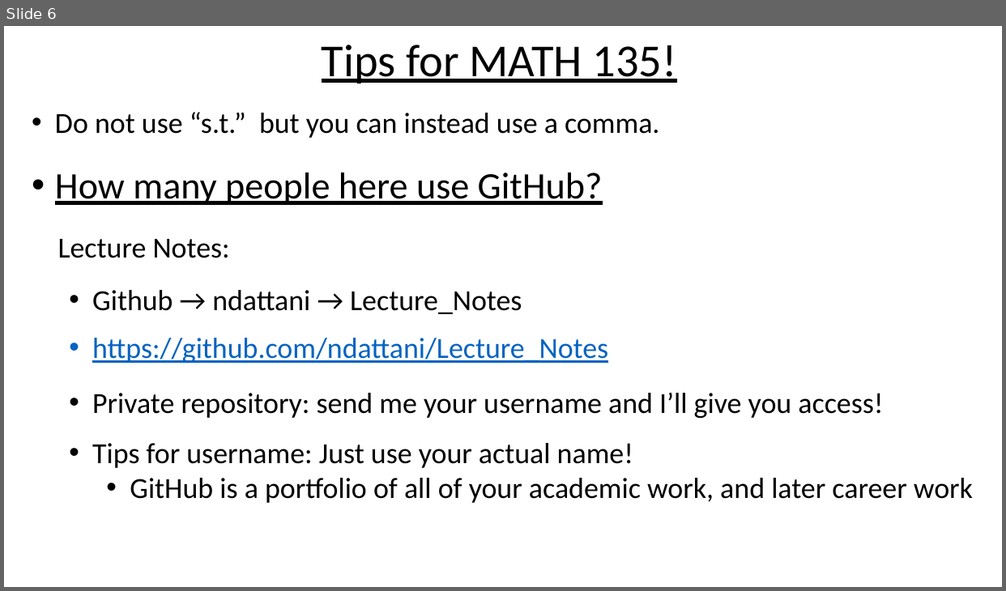
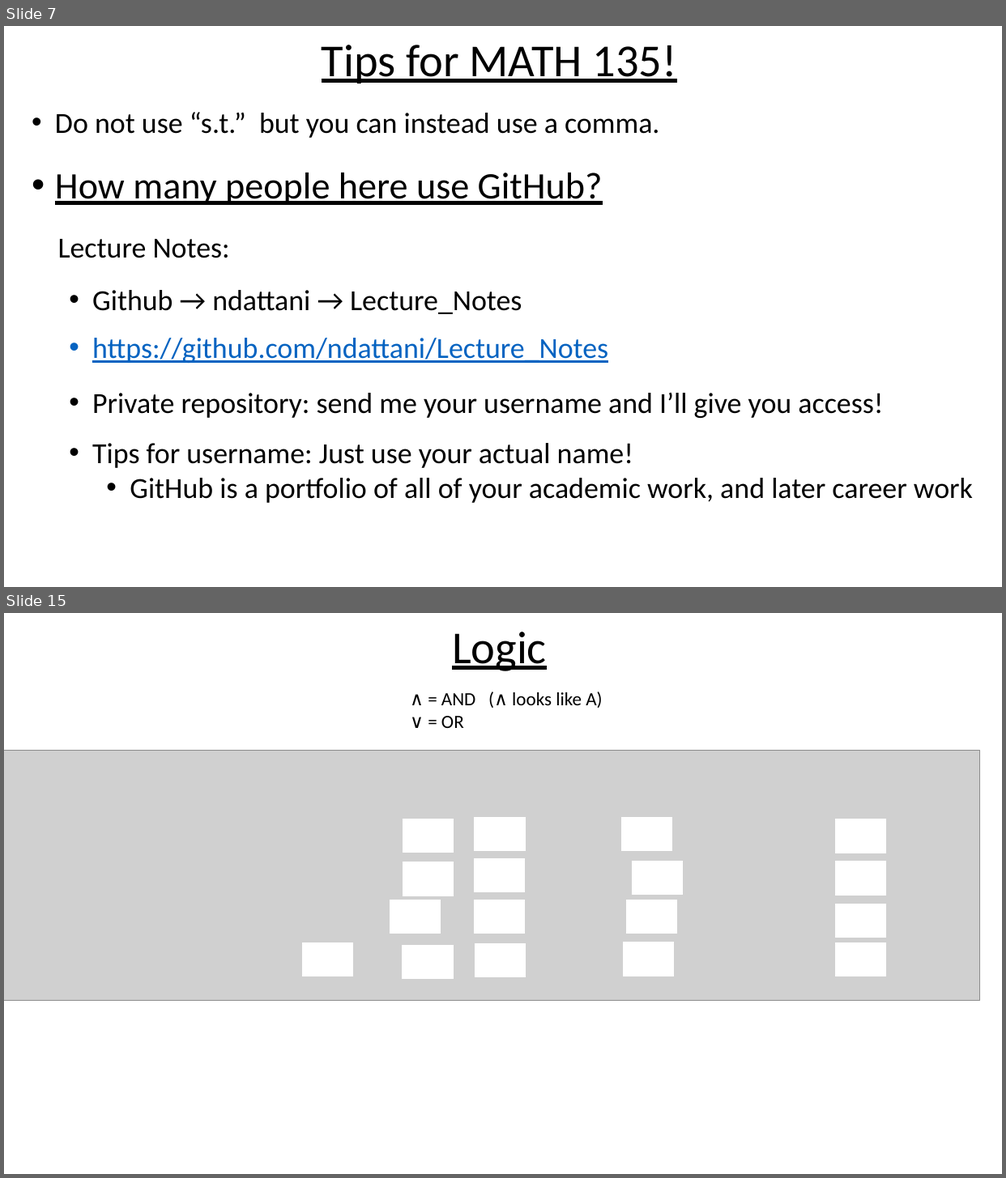
Before and after one commit to ndattani/Lecture_Notes, a slide deck: University_of_Waterloo/Fall_2021/MATH135/UW_Fall2021_MATH135_Lecture4.pptx. Shown one above the other, each under a label of ours: slide 6 before the commit, slides 7 and 15 after it; the slides between them are not shown. The pictures are 1006x591 and 1006x1178 pixels, drawn with LibreOffice and Linux fonts; fonts in the diff are those of the drawing; grey boxes stand for pictures. Boxes give left, top, right and bottom in pixels: in the first picture for what was removed or moved away, otherwise in the second. Text is boxed around its words. In the diff, an @@ line names an element or a change of style, - is before the commit and + after.

```diff
--- a/University_of_Waterloo/Fall_2021/MATH135/UW_Fall2021_MATH135_Lecture4.pptx
+++ b/University_of_Waterloo/Fall_2021/MATH135/UW_Fall2021_MATH135_Lecture4.pptx
@@ slide 15 added at box(4, 613, 1002, 1174), background #FFFFFF @@
@@ subtitle added at box(452, 632, 547, 671), 44 pt, text #000000, underline @@
+Logic
@@ text added at box(441, 692, 602, 728), 18 pt, text #000000 @@
+∧ = AND (∧ looks like A)
+∨ = OR
@@ picture added at box(4, 750, 979, 1001) @@
@@ rectangle added at box(403, 819, 454, 853), fill #FFFFFF, outline #FFFFFF 1 pt @@
@@ rectangle added at box(475, 817, 525, 851), fill #FFFFFF, outline #FFFFFF 1 pt @@
@@ rectangle added at box(621, 817, 671, 851), fill #FFFFFF, outline #FFFFFF 1 pt @@
@@ rectangle added at box(836, 820, 886, 854), fill #FFFFFF, outline #FFFFFF 1 pt @@
@@ rectangle added at box(403, 862, 454, 896), fill #FFFFFF, outline #FFFFFF 1 pt @@
@@ rectangle added at box(474, 858, 524, 892), fill #FFFFFF, outline #FFFFFF 1 pt @@
@@ rectangle added at box(633, 862, 683, 895), fill #FFFFFF, outline #FFFFFF 1 pt @@
@@ rectangle added at box(836, 862, 886, 895), fill #FFFFFF, outline #FFFFFF 1 pt @@
@@ rectangle added at box(390, 900, 441, 934), fill #FFFFFF, outline #FFFFFF 1 pt @@
@@ rectangle added at box(474, 900, 524, 934), fill #FFFFFF, outline #FFFFFF 1 pt @@
@@ rectangle added at box(627, 900, 677, 934), fill #FFFFFF, outline #FFFFFF 1 pt @@
@@ rectangle added at box(836, 905, 886, 938), fill #FFFFFF, outline #FFFFFF 1 pt @@
@@ rectangle added at box(303, 943, 353, 977), fill #FFFFFF, outline #FFFFFF 1 pt @@
@@ rectangle added at box(403, 945, 454, 979), fill #FFFFFF, outline #FFFFFF 1 pt @@
@@ rectangle added at box(475, 944, 526, 977), fill #FFFFFF, outline #FFFFFF 1 pt @@
@@ rectangle added at box(623, 943, 673, 976), fill #FFFFFF, outline #FFFFFF 1 pt @@
@@ rectangle added at box(836, 943, 886, 977), fill #FFFFFF, outline #FFFFFF 1 pt @@
@@ rectangle added at box(403, 1032, 454, 1065), fill #FFFFFF, outline #FFFFFF 1 pt @@
@@ rectangle added at box(415, 1044, 466, 1078), fill #FFFFFF, outline #FFFFFF 1 pt @@
@@ what was slide 6 is now slide 7 @@
```
Also in this commit, not shown: 2 slides changed, 28 other slides added, 4 other files.
